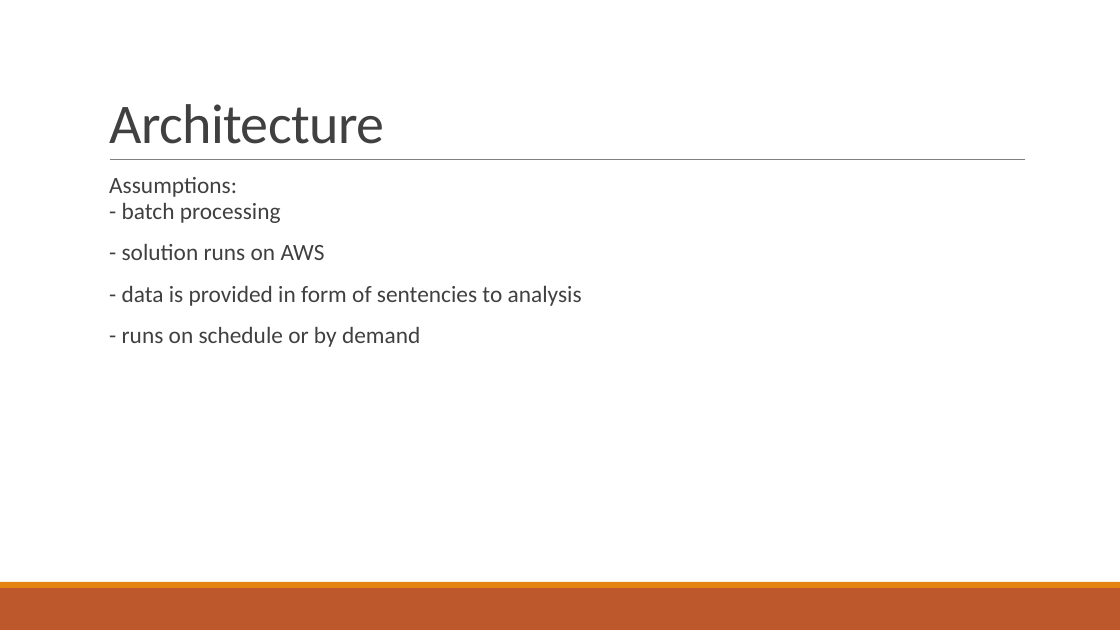
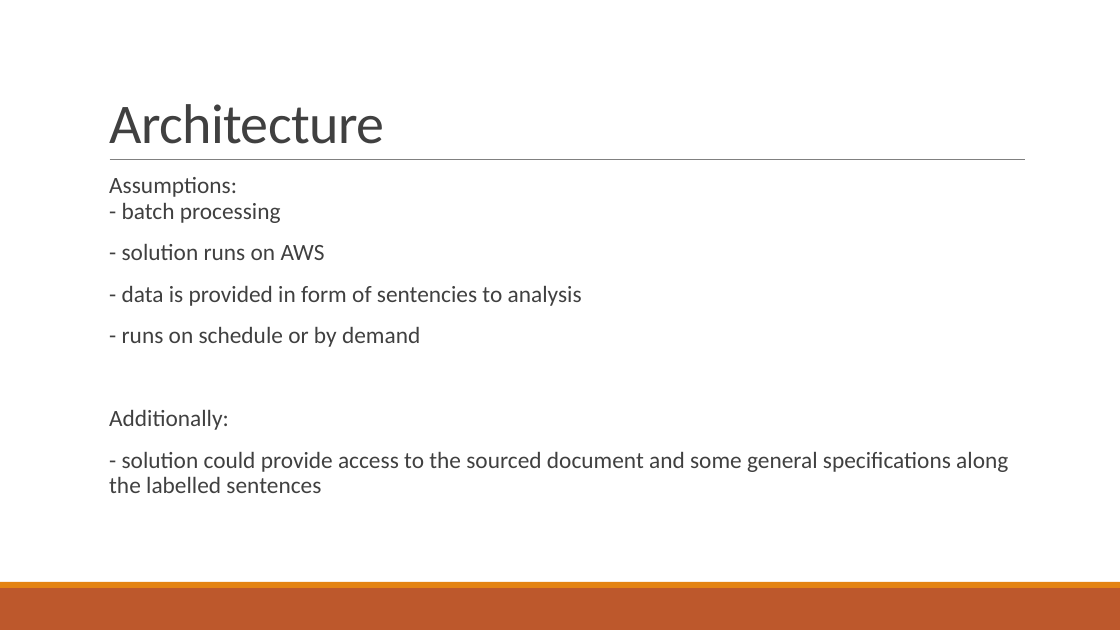
Before and after one commit to nlp-task-kp/sentiment_analysis, a slide deck: slide 6 of presentation/Sentiment analysis for EPARs.pptx (slide 4 before the commit). Drawn at 1120x630 pixels with LibreOffice and Linux fonts; fonts in the diff are those of the drawing. Boxes give left, top, right and bottom in pixels: in the first picture for what was removed or moved away, otherwise in the second. Text is boxed around its words. In the diff, an @@ line names an element or a change of style, - is before the commit and + after.

```diff
--- a/presentation/Sentiment analysis for EPARs.pptx
+++ b/presentation/Sentiment analysis for EPARs.pptx
@@ text at (109,410,1008,493): paragraphs added @@
+  Additionally:
+  - solution could provide access to the sourced document and some general specifications along the labelled sentences
```
Also in this commit, not shown: 4 other slides changed, 11 slides added.
